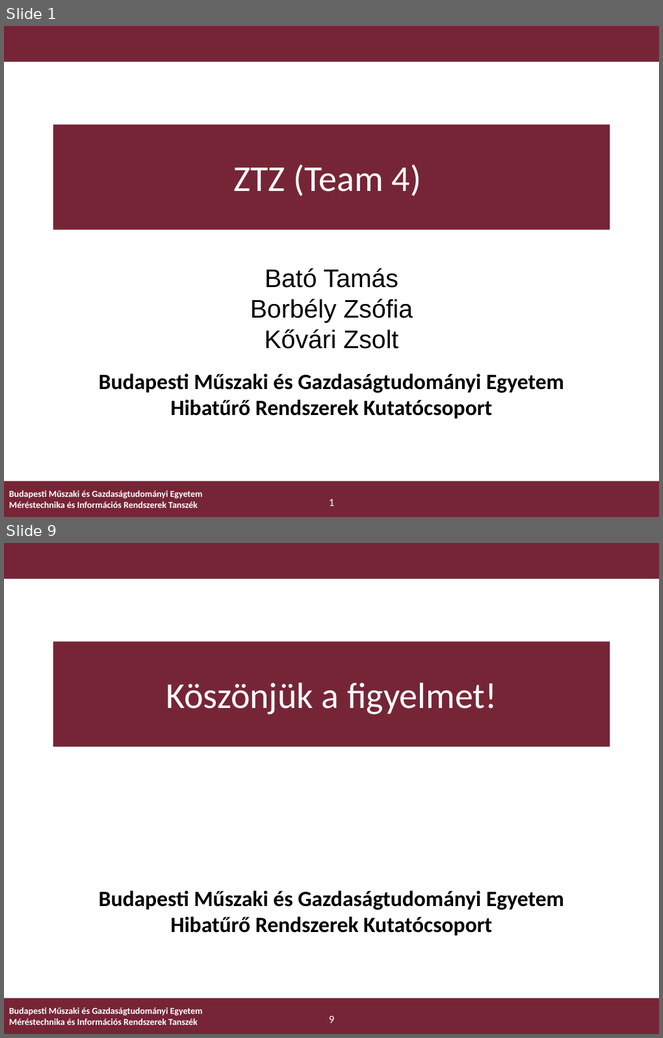
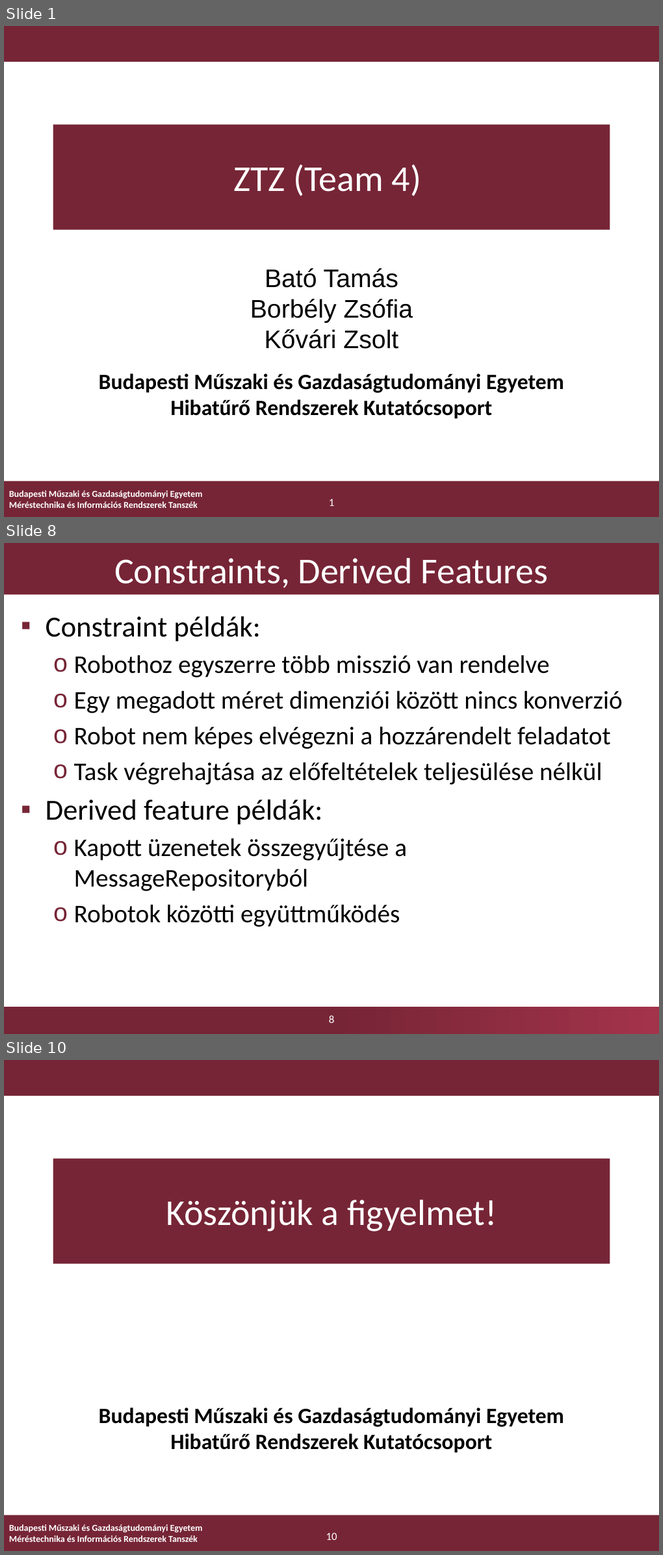
Before and after one commit to FTSRG-MDSD/MDSD-2016-ztz, a slide deck: doc/prezi/ztz-presentation.pptx. Shown one above the other, each under a label of ours: slides 1 and 9 before the commit, slides 1, 8 and 10 after it; the slides between them are not shown. The pictures are 663x1038 and 663x1555 pixels, drawn with LibreOffice and Linux fonts; fonts in the diff are those of the drawing; background and template pictures are left out. Boxes give left, top, right and bottom in pixels: in the first picture for what was removed or moved away, otherwise in the second. Text is boxed around its words. In the diff, an @@ line names an element or a change of style, - is before the commit and + after.

Commit message:
Presentation v0.6 - Legend for colors - Temp slide removed - Constraint and statistics slides added

```diff
--- a/doc/prezi/ztz-presentation.pptx
+++ b/doc/prezi/ztz-presentation.pptx
@@ slide 8 added at (4, 543, 659, 1034), background #FFFFFF; not listed: 1 template element that a slide beside it also shows @@
@@ title added at (4, 543, 659, 595), fill #762536, 40 pt, text #FFFFFF @@
+Constraints, Derived Features
@@ text added at (46, 616, 623, 927), 28 pt, text #000000 @@
+▪ Constraint példák:
+  o Robothoz egyszerre több misszió van rendelve
+  o Egy megadott méret dimenziói között nincs konverzió
+  o Robot nem képes elvégezni a hozzárendelt feladatot
+  o Task végrehajtása az előfeltételek teljesülése nélkül
+▪ Derived feature példák:
+  o Kapott üzenetek összegyűjtése a MessageRepositoryból
+  o Robotok közötti együttműködés
@@ page number added at (329, 1016, 334, 1023), 12 pt, text #FFFFFF @@
+8
@@ what was slide 9 is now slide 10 @@
@@ page number at (326, 1533, 337, 1540): text changed @@
-9
+10
```
Also in this commit, not shown: 5 slides changed, 2 other slides added, 2 slides removed.
